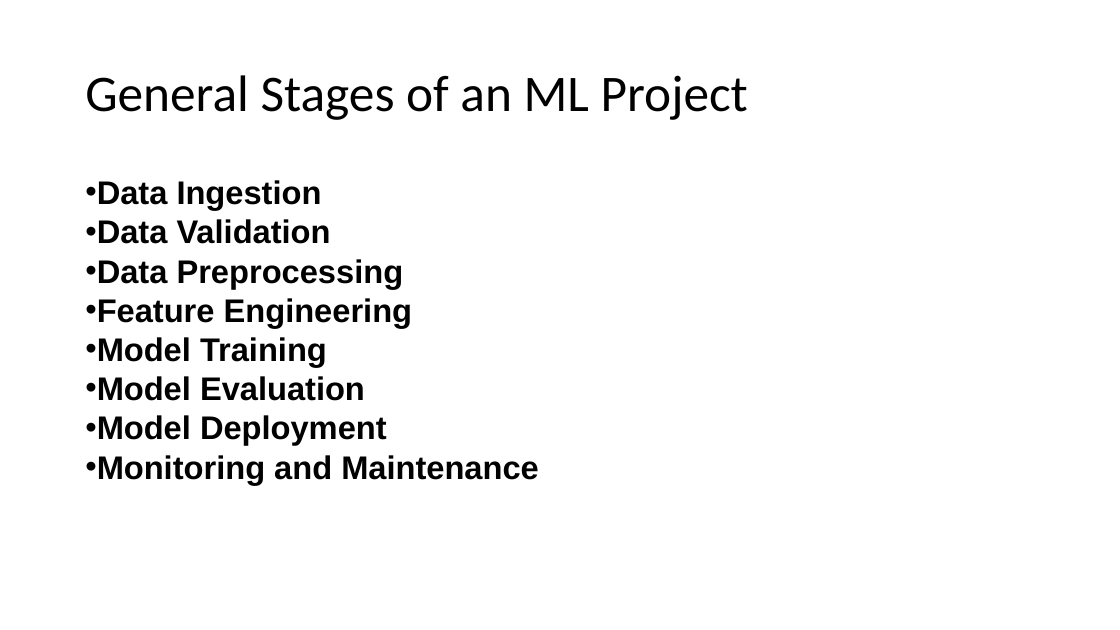
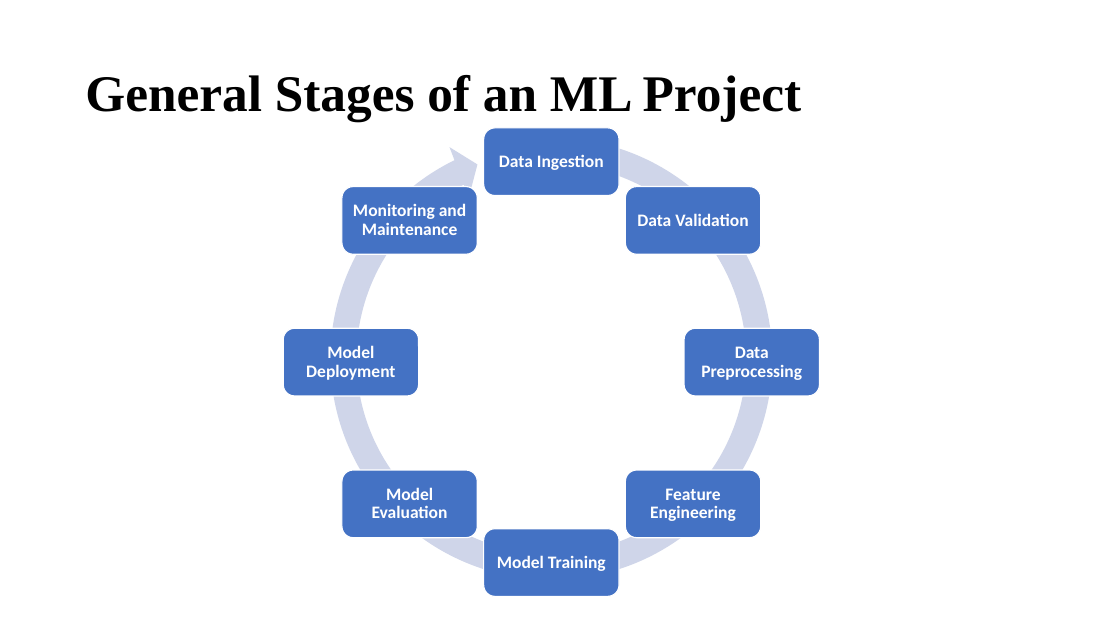
Before and after one commit to orbashangit/MlProjectTemplate, a slide deck: slide 4 of ML Pipeline Template Presentation.pptx (slide 5 before the commit). Drawn at 1120x630 pixels with LibreOffice and Linux fonts; fonts in the diff are those of the drawing. Boxes give left, top, right and bottom in pixels: in the first picture for what was removed or moved away, otherwise in the second. Text is boxed around its words. In the diff, an @@ line names an element or a change of style, - is before the commit and + after.

```diff
--- a/ML Pipeline Template Presentation.pptx
+++ b/ML Pipeline Template Presentation.pptx
@@ title "General Stages of an ML ..." at (x1=85, y1=75, x2=802, y2=121): font Calibri to Times New Roman, bold on @@
@@ text removed at (x1=97, y1=180, x2=539, y2=485) @@
-• Data Ingestion
-• Data Validation
-• Data Preprocessing
-• Feature Engineering
-• Model Training
-• Model Evaluation
-• Model Deployment
-• Monitoring and Maintenance
@@ group added at (x1=283, y1=124, x2=819, y2=597): 8 rounded rectangles, 8 texts, 1 circular arrow @@
+Data Ingestion
+Data Validation
+Data Preprocessing
+Feature Engineering
+Model Training
+Model Evaluation
+Model Deployment
+Monitoring and Maintenance
```
Also in this commit, not shown: 9 other slides changed, 1 slide added, 2 slides removed.
